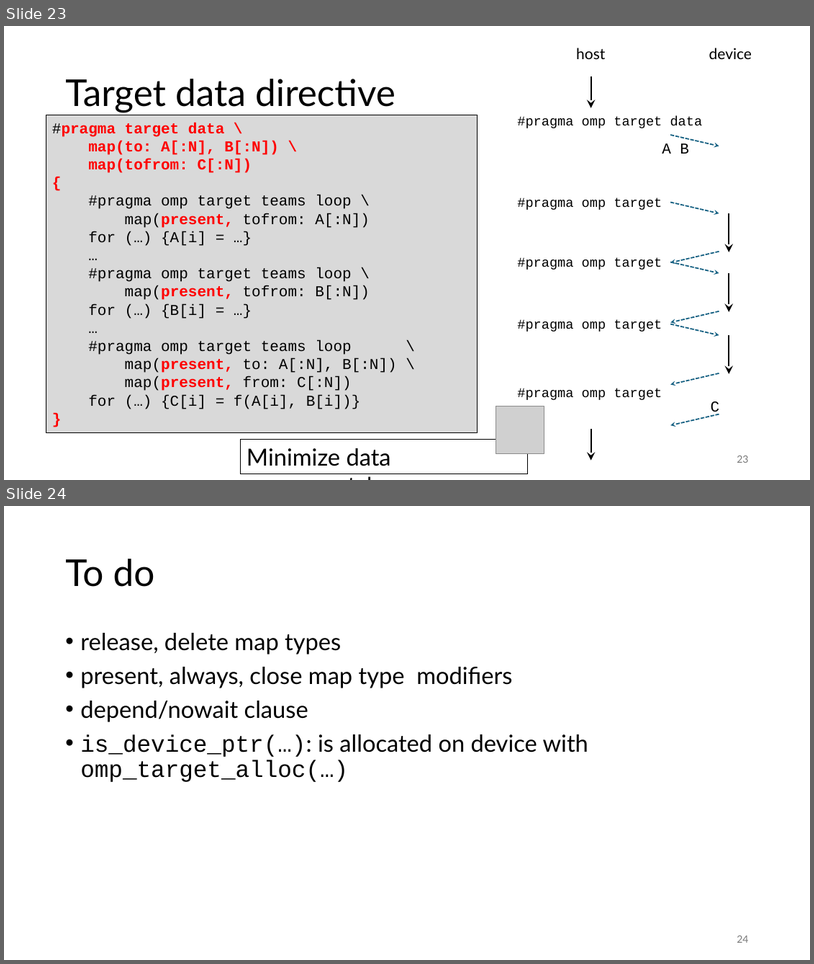
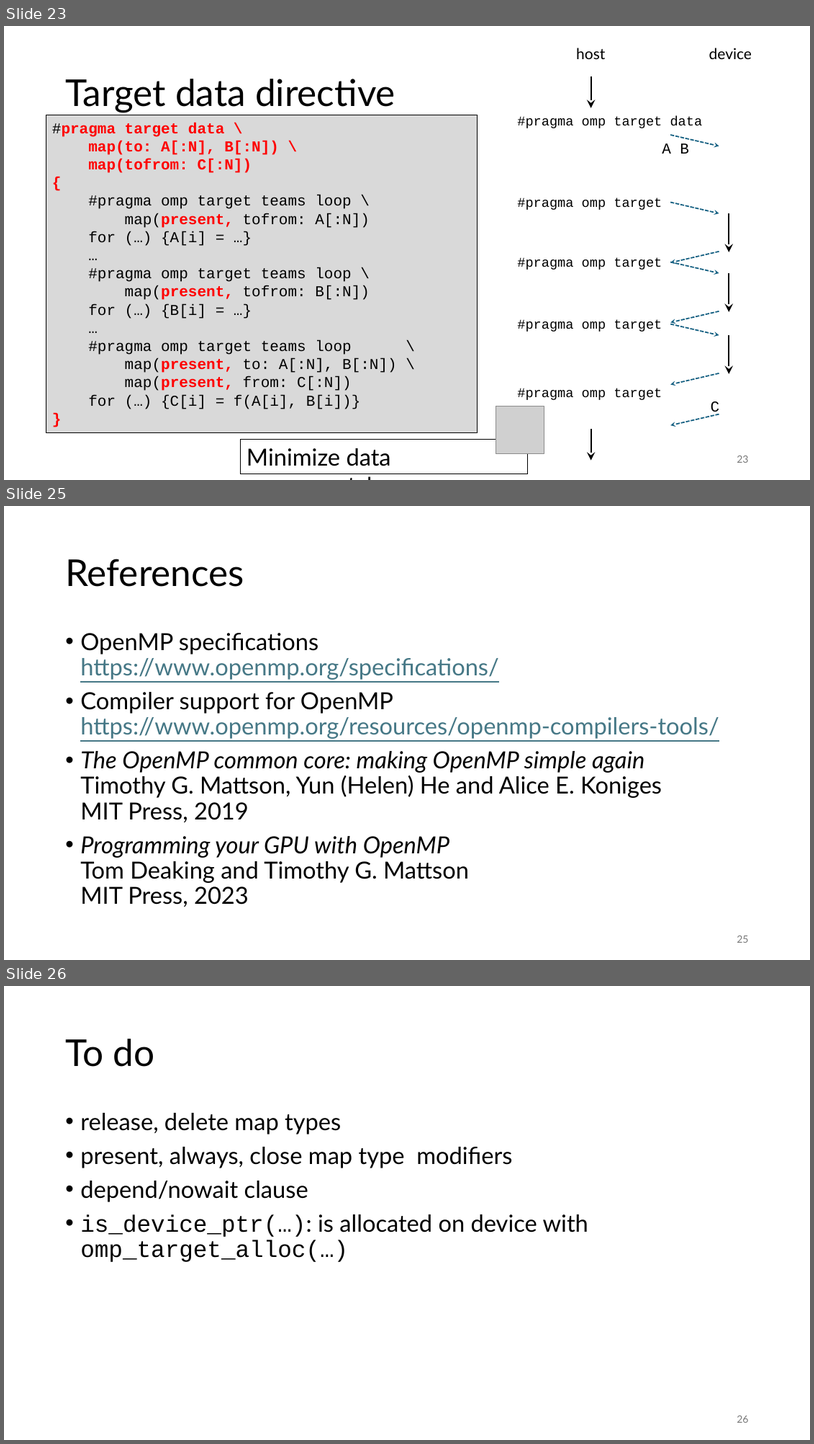
Before and after one commit to gjbex/OpenMP-GPU-offloading, a slide deck: openmp_gpu_offloading.pptx. Shown one above the other, each under a label of ours: slides 23 and 24 before the commit, slides 23, 25 and 26 after it; the slides between them are not shown. The pictures are 814x964 and 814x1444 pixels, drawn with LibreOffice and Linux fonts; fonts in the diff are those of the drawing; grey boxes stand for pictures. Boxes give left, top, right and bottom in pixels: in the first picture for what was removed or moved away, otherwise in the second. Text is boxed around its words. In the diff, an @@ line names an element or a change of style, - is before the commit and + after.

Commit message:
Add reference slide

```diff
--- a/openmp_gpu_offloading.pptx
+++ b/openmp_gpu_offloading.pptx
@@ slide 25 added at (x1=4, y1=506, x2=810, y2=960), background #FFFFFF @@
@@ title added at (x1=65, y1=559, x2=244, y2=587), 44 pt, text #000000 @@
+References
@@ text added at (x1=80, y1=633, x2=719, y2=906), 28 pt, text #000000 @@
+• OpenMP specifications
+  https://www.openmp.org/specifications/
+• Compiler support for OpenMP
+  https://www.openmp.org/resources/openmp-compilers-tools/
+• The OpenMP common core: making OpenMP simple again
+  Timothy G. Mattson, Yun (Helen) He and Alice E. Koniges
+  MIT Press, 2019
+• Programming your GPU with OpenMP
+  Tom Deaking and Timothy G. Mattson
+  MIT Press, 2023
@@ page number added at (x1=737, y1=935, x2=748, y2=942), 12 pt, text #797979 @@
+25
@@ what was slide 24 is now slide 26 @@
@@ page number at (x1=737, y1=1415, x2=748, y2=1422): text changed @@
-24
+26
```
Also in this commit, not shown: 1 other slide added.
